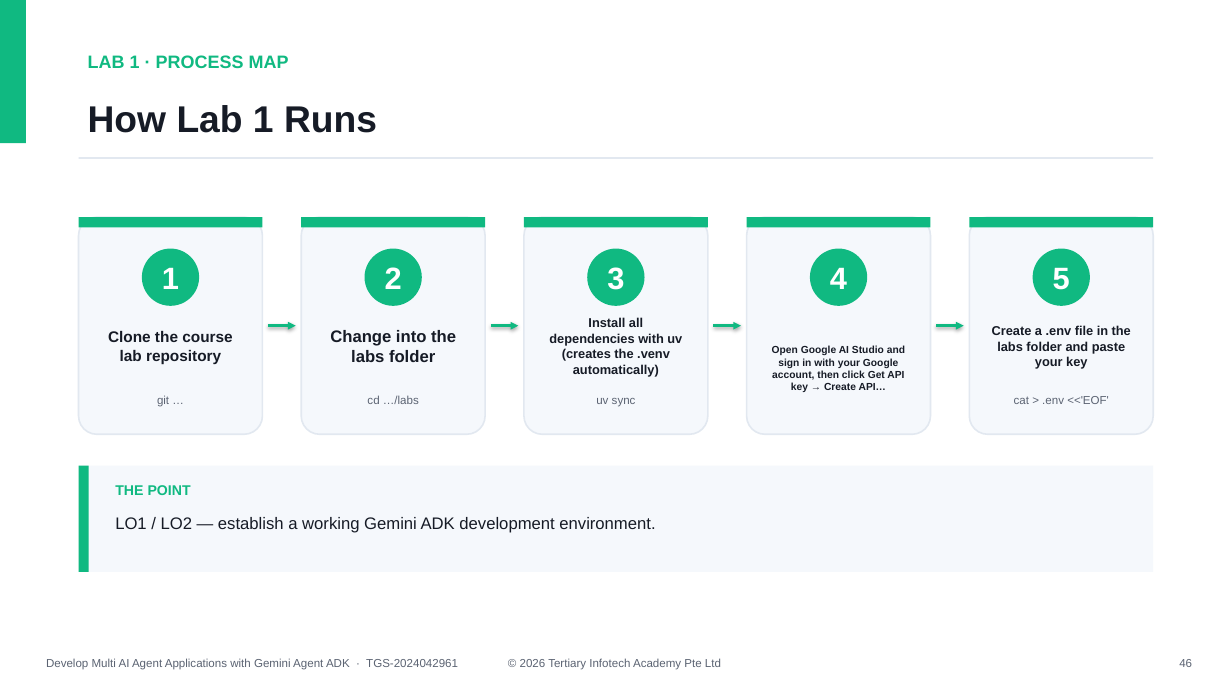
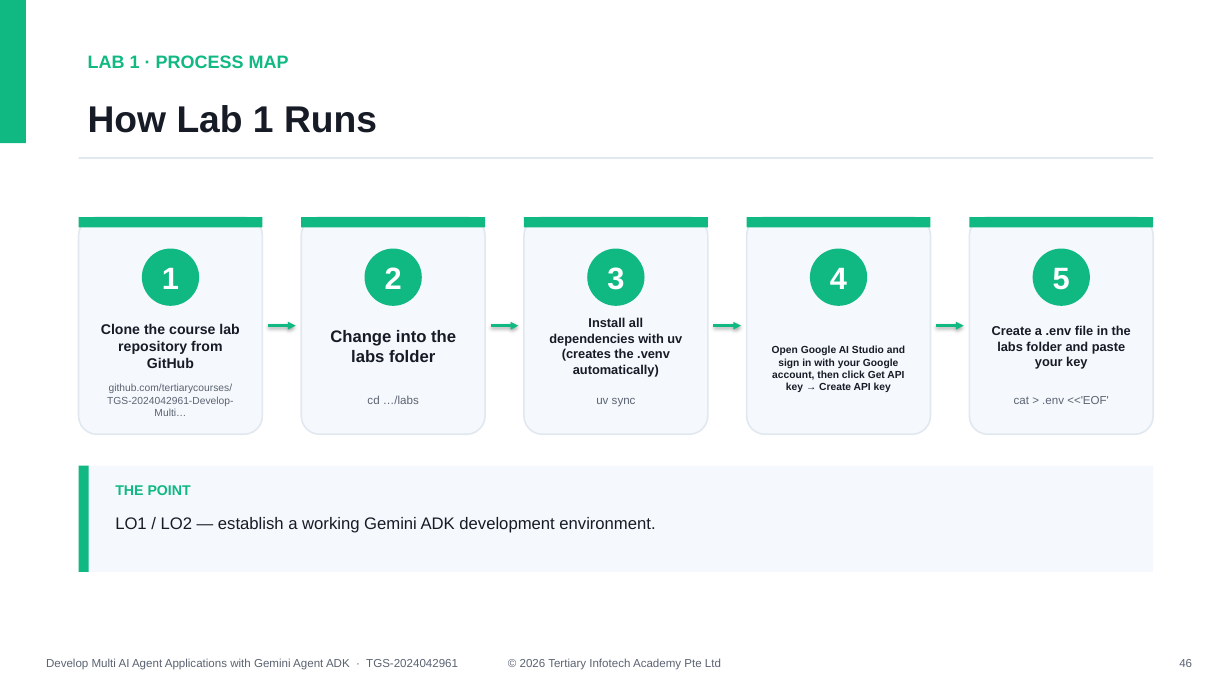
Before and after one commit to tertiarycourses/TGS-2024042961-Develop-Multi-AI-Agent-Applications-with-Gemini-Agent-ADK, a slide deck: slide 46 of courseware/Develop Multi AI Agent Applications with Gemini Agent ADK-v1.4.pptx. Drawn at 1232x693 pixels with LibreOffice and Linux fonts; fonts in the diff are those of the drawing. Boxes give left, top, right and bottom in pixels: in the first picture for what was removed or moved away, otherwise in the second. Text is boxed around its words. In the diff, an @@ line names an element or a change of style, - is before the commit and + after.

```diff
--- a/courseware/Develop Multi AI Agent Applications with Gemini Agent ADK-v1.4.pptx
+++ b/courseware/Develop Multi AI Agent Applications with Gemini Agent ADK-v1.4.pptx
@@ text at <box>101,323,239,368</box>: text changed; size 12 to 11 pt @@
-Clone the course lab repository
+Clone the course lab repository from GitHub
@@ text at <box>772,346,905,392</box>: text changed @@
-Open Google AI Studio and sign in with your Google account, then click Get API key → Create API…
+Open Google AI Studio and sign in with your Google account, then click Get API key → Create API key
@@ text at <box>107,384,233,416</box>: text changed; size 9 to 8 pt @@
-git …
+github.com/tertiarycourses/TGS-2024042961-Develop-Multi…
```
Also in this commit, not shown: 1 other slide changed, 7 other files.
